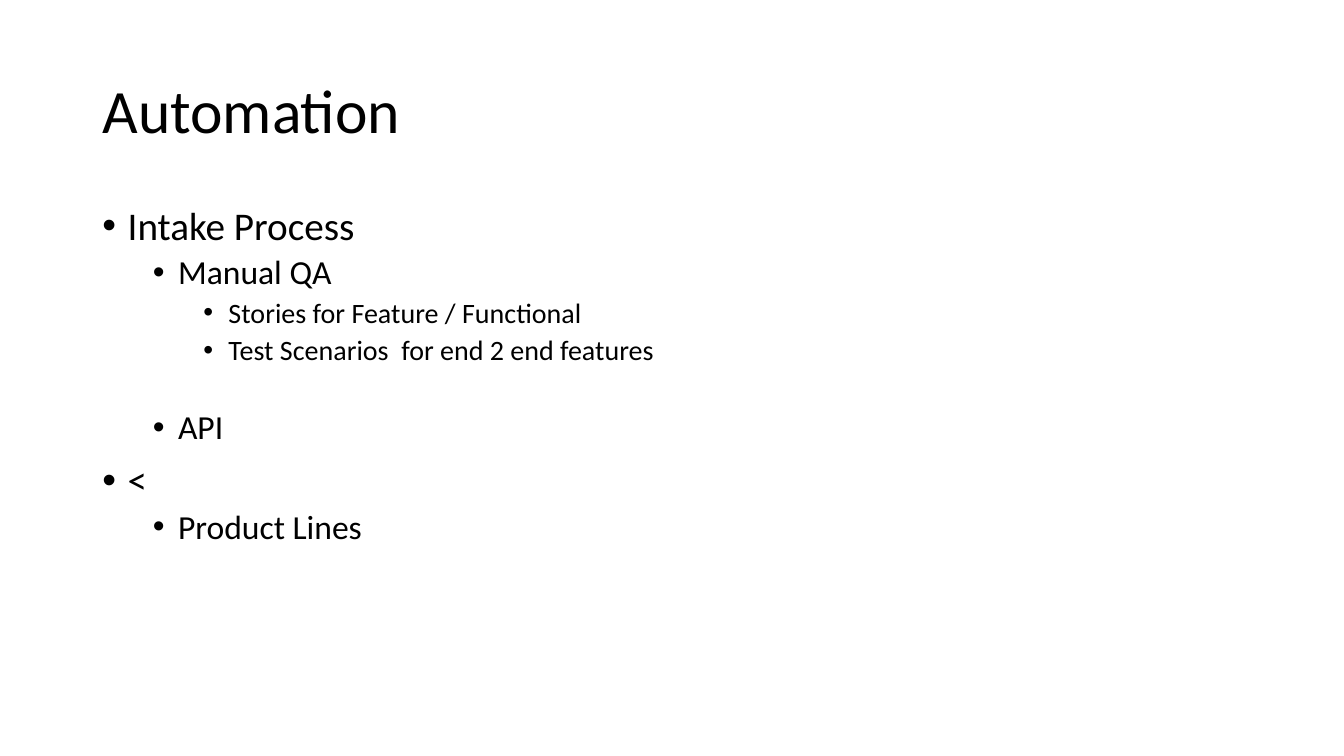
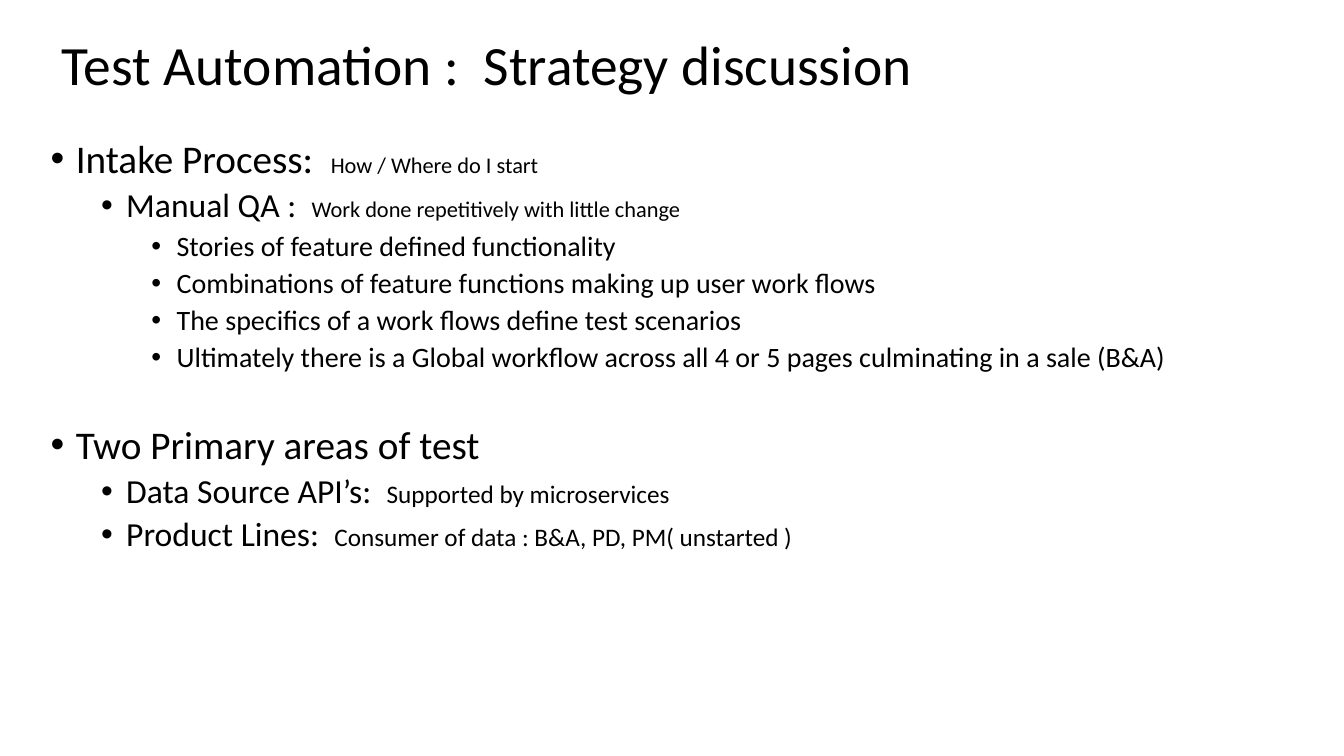
Before and after one commit to raghav9329/mainProf, a slide deck: slide 1 of 2017AutomationStrategy.pptx. Drawn at 1344x756 pixels with LibreOffice and Linux fonts; fonts in the diff are those of the drawing. Boxes give left, top, right and bottom in pixels: in the first picture for what was removed or moved away, otherwise in the second. Text is boxed around its words. In the diff, an @@ line names an element or a change of style, - is before the commit and + after.

Commit message:
11/1/17 Test auto strategy update

```diff
--- a/2017AutomationStrategy.pptx
+++ b/2017AutomationStrategy.pptx
@@ title at [62,46,911,95]: text changed; size 44 to 39.6 pt @@
-Automation
+Test Automation : Strategy discussion
@@ text at [76,145,1165,550]: text changed @@
-• Intake Process
-  • Manual QA
-    • Stories for Feature / Functional
-    • Test Scenarios for end 2 end features
-  • API
-• <
-  • Product Lines
+• Intake Process: How / Where do I start
+  • Manual QA : Work done repetitively with little change
+    • Stories of feature defined functionality
+    • Combinations of feature functions making up user work flows
+    • The specifics of a work flows define test scenarios
+    • Ultimately there is a Global workflow across all 4 or 5 pages culminating in a sale (B&A)
+• Two Primary areas of test
+  • Data Source API’s: Supported by microservices
+  • Product Lines: Consumer of data : B&A, PD, PM( unstarted )
```
Also in this commit, not shown: 2 other slides changed.
